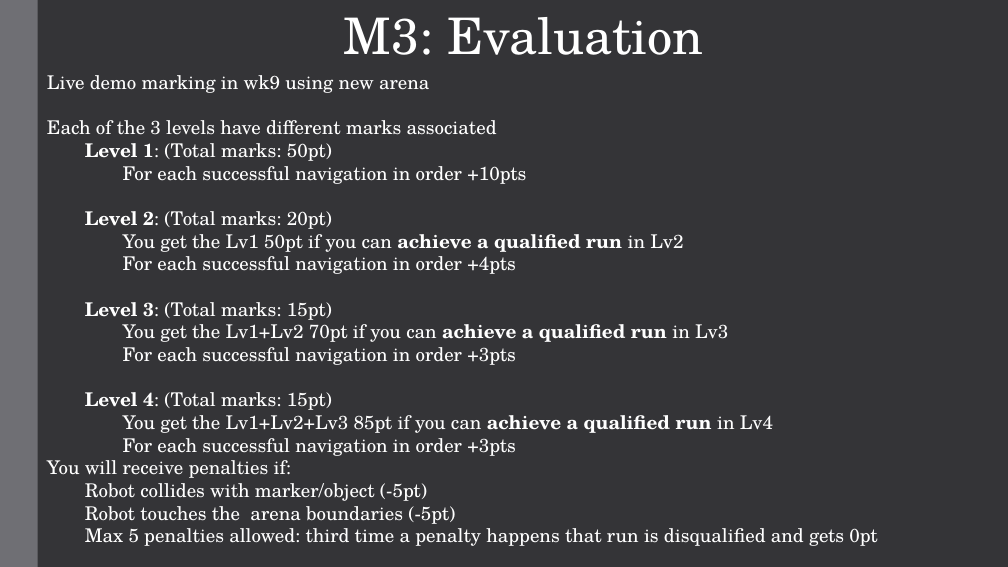
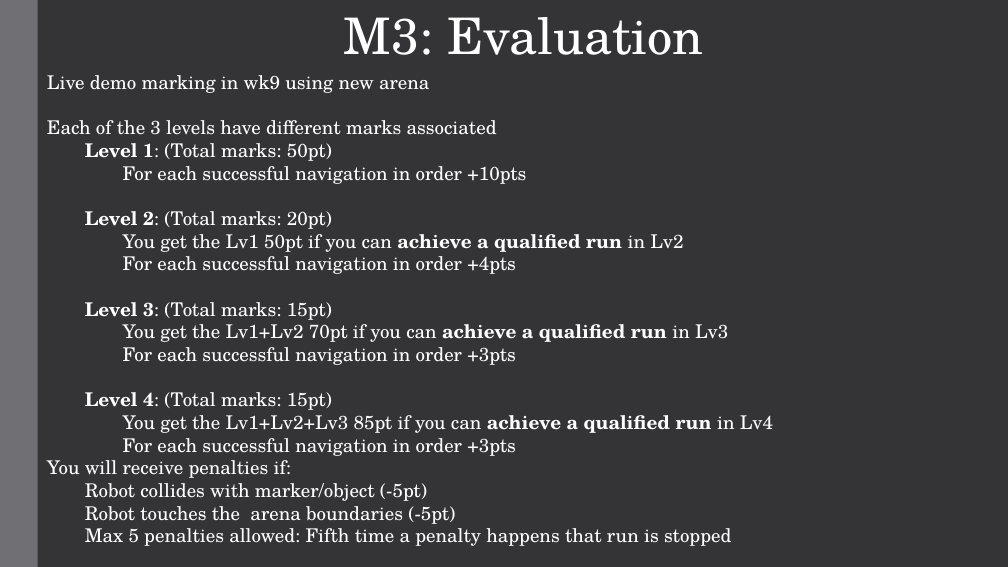
Before and after one commit to ece4078dev/ECE4078_Lab_2025, a slide deck: slide 8 of Week07-08/M3_slides/Lab4_2.pptx. Drawn at 1008x567 pixels with LibreOffice and Linux fonts; fonts in the diff are those of the drawing. Boxes give left, top, right and bottom in pixels: in the first picture for what was removed or moved away, otherwise in the second. Text is boxed around its words. In the diff, an @@ line names an element or a change of style, - is before the commit and + after.

```diff
--- a/Week07-08/M3_slides/Lab4_2.pptx
+++ b/Week07-08/M3_slides/Lab4_2.pptx
@@ text at <box>85,523,731,546</box>: text changed @@
-Max 5 penalties allowed: third time a penalty happens that run is disqualified and gets 0pt
+Max 5 penalties allowed: Fifth time a penalty happens that run is stopped
```
Also in this commit, not shown: 2 other slides changed, 2 other files.
